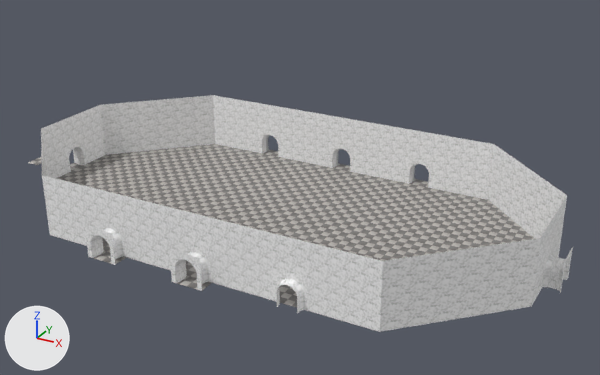
The glTF model assets/Art/Models/Atrium.glb: old version first, new version second.
Before and after are seen from a camera (50 mm lens) standing at (11.4, -70.6, 23.2) and looking at (-11.7, -28.6, 2.2). Every picture has the same lights, and +X, +Y and +Z are marked at lower left. The older version comes first. Where no turn or scale is listed for an object, it has been applied to the vertices. Vertices at exactly the same position are counted once.

In view in the first picture: 'Floor', 'Walls'.
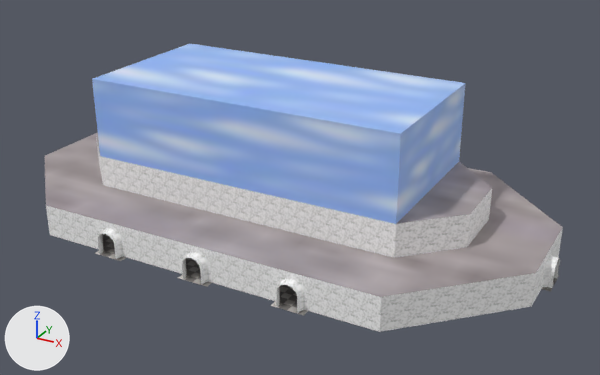
The change, as a list of edits to the scene's bpy script:
```text
Add mat_f3dlite_material_002:
    mat_f3dlite_material_002 = bpy.data.materials.new('f3dlite_material.002')
    # uses the picture img_sky
Add mat_stone:
    mat_stone = bpy.data.materials.new('Stone')
    # uses the picture img_stone
Change me_mesh:
    verts and faces of me_mesh; kept vertices keep their numbers, new ones are numbered from 605
    remove me_mesh.from_pydata(...)  # 605 vertices, 1108 faces; spans x -34.0..4.0, y -39.0..-19.0, z 0.0
    add me_mesh.from_pydata(...)  # 605 vertices, 1112 faces; spans x -30.5..4.5, y -38.5..-19.5, z 0.0
    me_mesh part 1: the loose piece of 6 vertices spanning x -34.0..-33.0, y -30.0..-28.0, z 0.0 is deleted
    me_mesh part 2
    9 vertices are removed from x -20.0..-6.0, y -19.0, z 0.0
    12 faces are deleted
    9 new vertices lie (0.0, 0.5, 0.0) away from vertices in x -20.0..-6.0, y -20.0, z 0.0
    12 new faces join them
    me_mesh part 3
    add for i in [*range(599, 605)]: verts[i] += (0.0, 0.5, 0.0)
    add for new, old in zip([617, 618, 619], [374, 422, 425]): verts[new] = verts[old] + (0.0, -0.5, 0.0)
    add faces += [(425, 617, 619), (374, 617, 425), (422, 619, 618), (422, 425, 619)]
    me_mesh part 4
    add for new, old in zip([614, 615, 616], [520, 527, 532]): verts[new] = verts[old] + (0.5, 0.0, 0.0)
    add faces += [(532, 616, 615), (527, 532, 615), (532, 614, 616), (520, 614, 532)]
    me_mesh part 5
    add for i in [590, 591, 592]: verts[i] += (0.5, 0.0, 0.0)
    me_mesh part 6: 36 kept faces spanning x -30.5..4.0, y -38.5..-20.0, z 0.0 get new texture (UV) coordinates
Change me_mesh_001:
    remove me_mesh_001.from_pydata(...)  # 775 vertices, 1266 faces; spans x -31.0..5.0, y -39.0..-19.0, z 0.0..4.0
    add me_mesh_001.from_pydata(...)  # 646 vertices, 864 faces; spans x -30.5..4.5, y -38.5..-19.5, z 0.0..4.0
    me_mesh_001 part 7: a new loose piece of 63 vertices spanning x -23.0..-3.0, y -34.0, z 2.0..4.0, in mat_marble
    me_mesh_001 part 8: a new loose piece of 41 vertices spanning x -26.0..-23.0, y -34.0..-24.0, z 2.0..4.0, in mat_marble
    me_mesh_001 part 9: a new loose piece of 15 vertices spanning x 0.0, y -31.0..-27.0, z 2.0..4.0, in mat_marble
    me_mesh_001 part 10: 335 vertices removed from x -31.0..5.0, y -39.0..-19.0, z 0.0..4.0; 24 vertices added at x -3.0..0.0, y -34.0..-24.0, z 2.0..4.0
    other edits to the shape of me_mesh_001 do not show in these pictures
Add ob_sky_015:
    ob_sky_015 = bpy.data.objects.new('Sky.015', me_mesh_125)  # 8 vertices, 10 faces; spans x -23.0..-3.0, y -34.0..-24.0, z 4.0..9.0
    ob_sky_015.location = (0.0, 0.0, 0.0)
Add ob_ceilings1:
    ob_ceilings1 = bpy.data.objects.new('Ceilings1', me_mesh_126)  # 198 vertices, 282 faces; spans x -30.0..4.0, y -38.0..-20.0, z 2.0..6.3
    ob_ceilings1.location = (0.0, 0.0, 0.0)
```

Location of each change, (x1, y1, x2, y2) in pixels of the pictures (600 x 375 px; the box of a moved part takes in the faces that stretch with it):
'Walls', reshaped: before (41, 95, 573, 332); after (46, 137, 563, 332)
'Sky.015', added (blue): after (92, 44, 466, 224)
'Floor', reshaped (mostly hidden afterwards): before (28, 144, 535, 307); after (95, 234, 559, 315)
'Ceilings1', added: after (45, 132, 563, 297)
part 1 of me_mesh, deleted: before (28, 157, 41, 165)
part 2 of me_mesh, moved or reshaped (not visible afterwards): before (262, 150, 428, 187)
part 3 of me_mesh, reshaped: before (93, 251, 211, 290); after (95, 251, 308, 315)
part 4 of me_mesh, added: after (542, 275, 559, 292)
part 5 of me_mesh, moved or reshaped (not visible afterwards): before (70, 163, 83, 171)
part 6 of me_mesh, surface changed: before (70, 163, 535, 290); after (95, 251, 211, 287)
part 7 of me_mesh_001, added: after (100, 156, 396, 258)
part 8 of me_mesh_001, added: after (96, 137, 103, 182)
part 9 of me_mesh_001, added: after (467, 189, 492, 247)
part 10 of me_mesh_001, reshaped: before (41, 95, 573, 297); after (394, 214, 470, 258)
